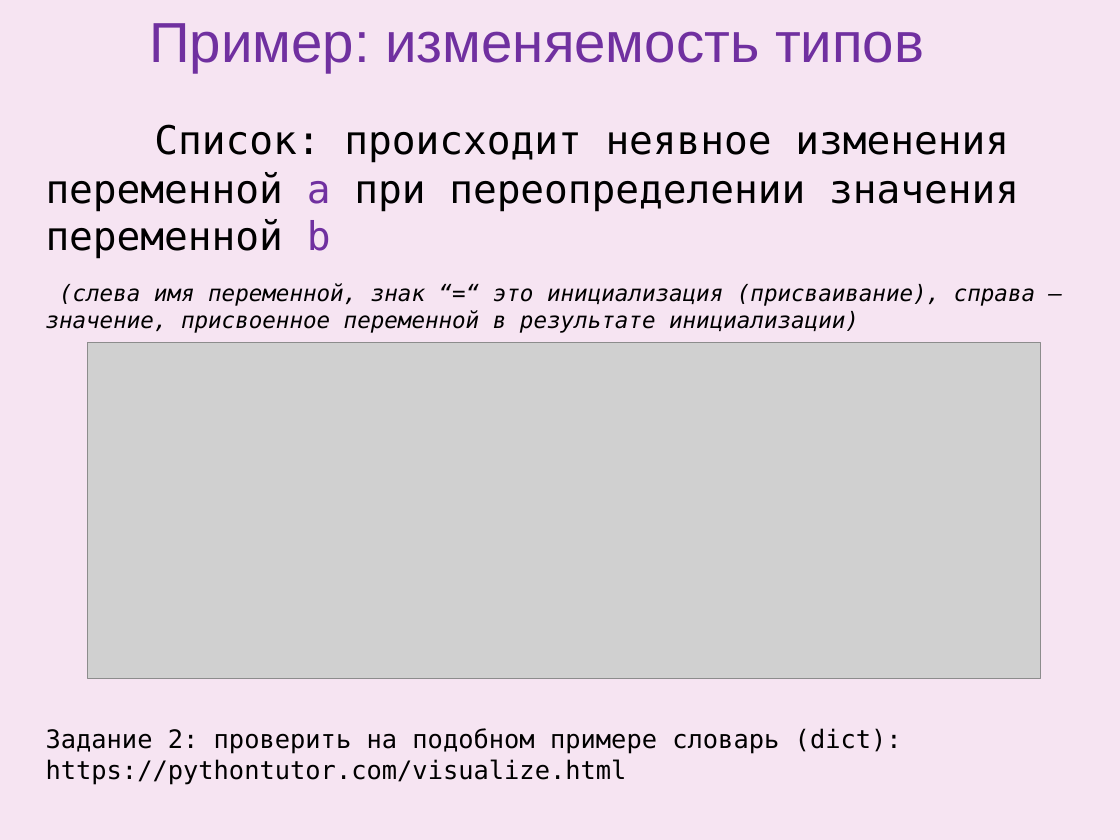
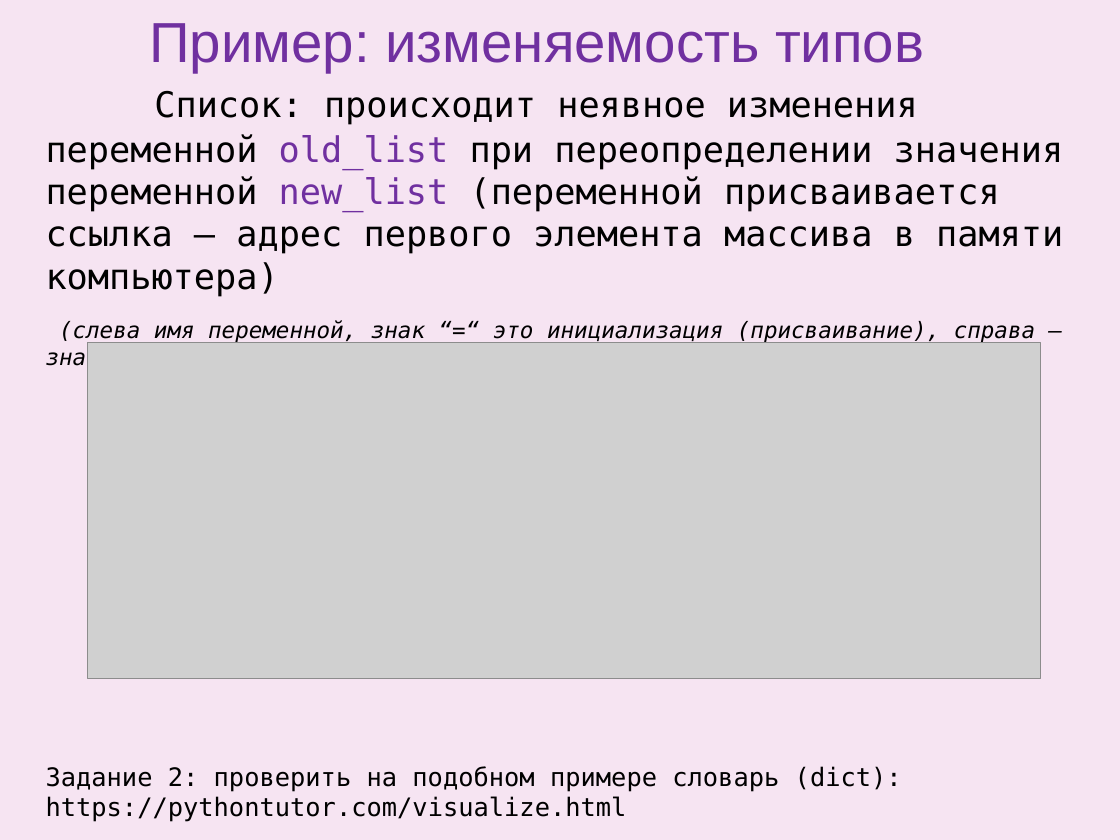
Before and after one commit to Lisovsa/PythonCourse, a slide deck: slide 11 of Lectures/Lesson 1. Types and functions in general..ppt (slide 10 before the commit). Drawn at 1120x840 pixels with LibreOffice and Linux fonts; fonts in the diff are those of the drawing; grey boxes stand for pictures. Boxes give left, top, right and bottom in pixels: in the first picture for what was removed or moved away, otherwise in the second. Text is boxed around its words. In the diff, an @@ line names an element or a change of style, - is before the commit and + after.

```diff
--- a/Lectures/Lesson 1. Types and functions in general..ppt
+++ b/Lectures/Lesson 1. Types and functions in general..ppt
@@ subtitle at <box>46,91,1064,296</box>: text changed; size 28 to 25 pt @@
-Список: происходит неявное изменения переменной a при переопределении значения переменной b
+Список: происходит неявное изменения переменной old_list при переопределении значения переменной new_list (переменной присваивается ссылка – адрес первого элемента массива в памяти компьютера)
```
Also in this commit, not shown: 2 other slides changed, 3 slides added, 11 other files.
